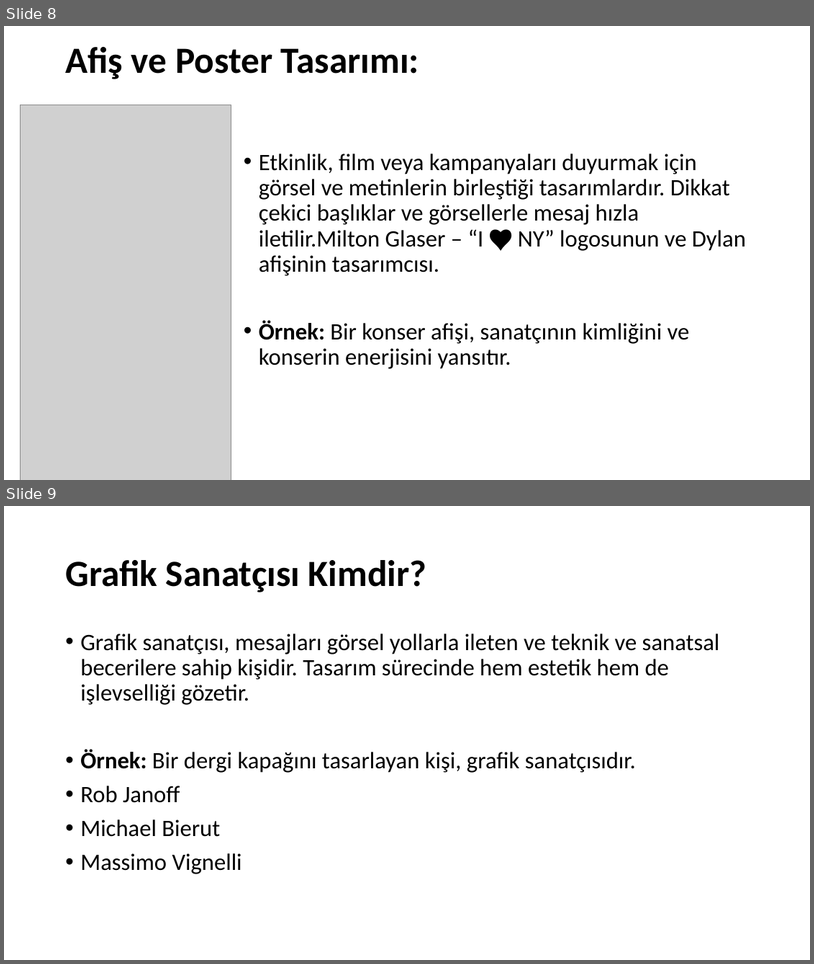
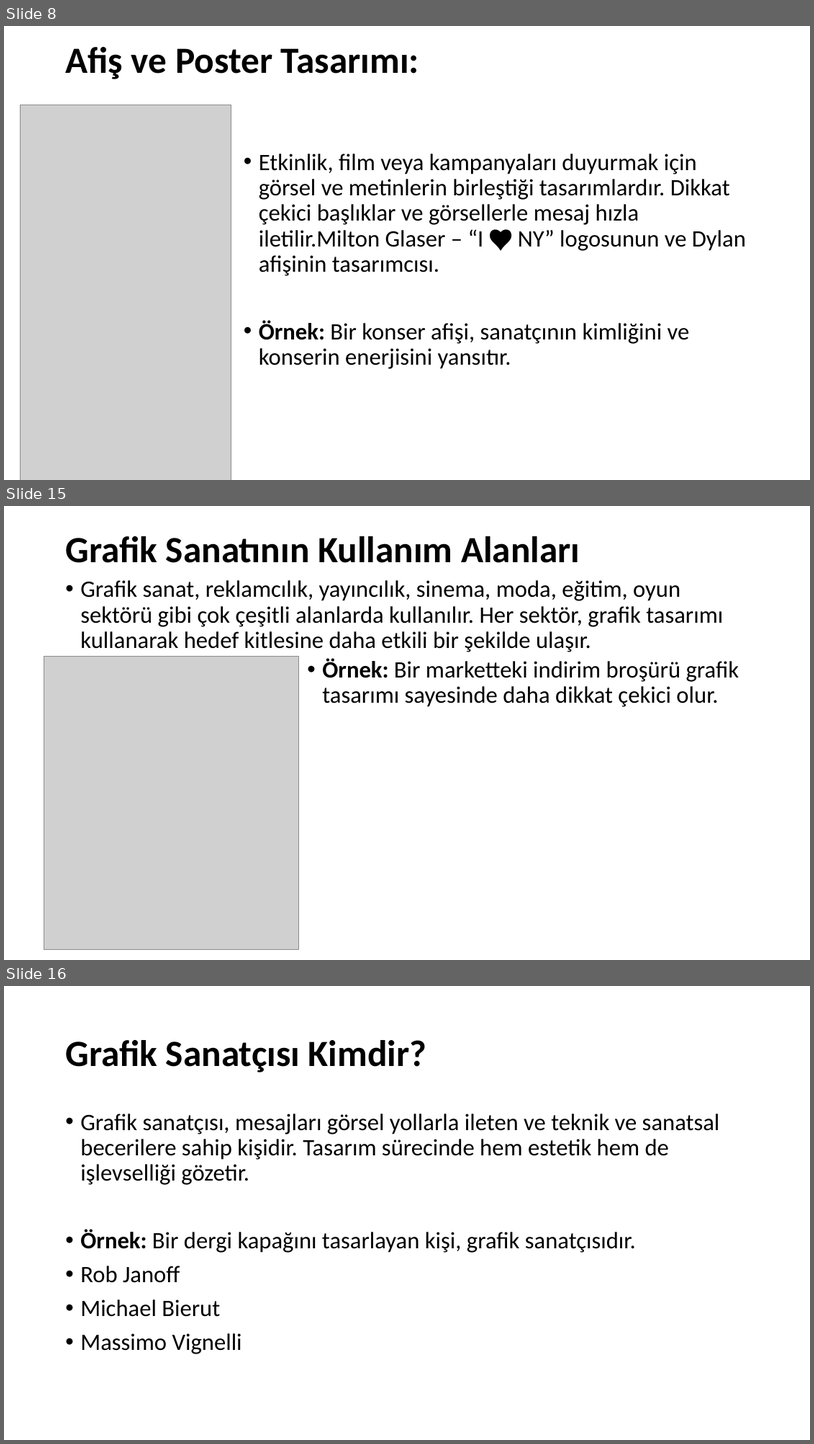
Before and after one commit to musarda/thyaoihlas.github.io, a slide deck: Grafik_Sanatı_Nedir.pptx. Shown one above the other, each under a label of ours: slides 8 and 9 before the commit, slides 8, 15 and 16 after it; the slides between them are not shown. The pictures are 814x964 and 814x1444 pixels, drawn with LibreOffice and Linux fonts; fonts in the diff are those of the drawing; grey boxes stand for pictures. Boxes give left, top, right and bottom in pixels: in the first picture for what was removed or moved away, otherwise in the second. Text is boxed around its words. In the diff, an @@ line names an element or a change of style, - is before the commit and + after.

```diff
--- a/Grafik_Sanatı_Nedir.pptx
+++ b/Grafik_Sanatı_Nedir.pptx
@@ slide 15 added at <box>4,506,810,960</box>, background #FFFFFF @@
@@ title added at <box>65,536,580,563</box>, 44 pt, text #000000, bold @@
+Grafik Sanatının Kullanım Alanları
@@ text added at <box>80,580,740,707</box>, 28 pt, text #000000 @@
+• Grafik sanat, reklamcılık, yayıncılık, sinema, moda, eğitim, oyun sektörü gibi çok çeşitli alanlarda kullanılır. Her sektör, grafik tasarımı kullanarak hedef kitlesine daha etkili bir şekilde ulaşır.
+                • Örnek: Bir marketteki indirim broşürü grafik tasarımı sayesinde daha dikkat çekici olur.
@@ picture added at <box>44,656,299,950</box> @@
@@ what was slide 9 is now slide 16 @@
```
Also in this commit, not shown: 6 other slides added.
